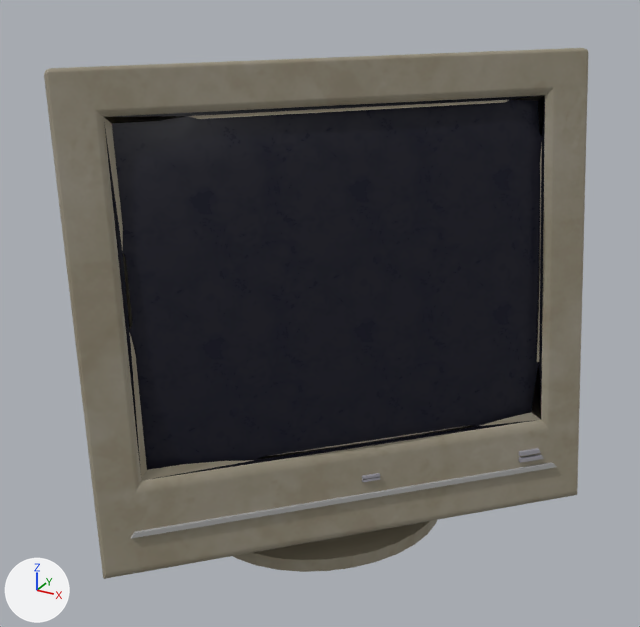
The glTF model Mini-Jam/models/monitor/monitor.glb as it was, and as the next commit left it.
Camera for both pictures: a camera (50 mm lens) standing at (1.77, -7.33, 3.27) and looking at (0.1, -4.28, 1.74). Arrows for +X, +Y and +Z are at lower left; the lights stay in place. Where no turn or scale is listed for an object, it has been applied to the vertices. Vertices at the same position are counted once.

Names of what the first picture shows: 'Cube.009_Material.066_0', 'Cube.009_Material.069_0', 'Cube.010_Material.070_0'.
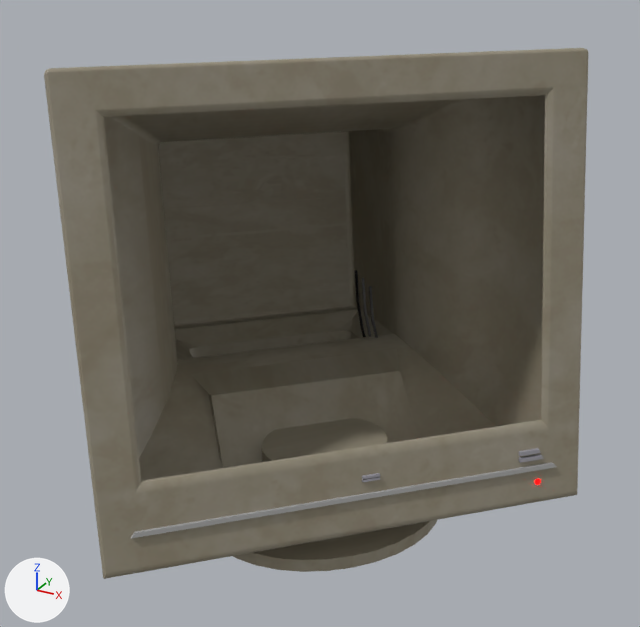
Pixel boxes [x1, y1, x2, y2] of what changed, in the pictures (640 x 627 px):
'Cube.010_Material.070_0', deleted
    before: [104, 95, 545, 480]
part 1 of me_cube_009_material_066_0, deleted
    before: [104, 95, 545, 481]

Patch to the scene script:
```diff
--- a/Mini-Jam/models/monitor/monitor.glb.py
+++ b/Mini-Jam/models/monitor/monitor.glb.py
@@ me_cube_009_material_066_0 @@
 # used by ob_cube_009_material_066_0; location = (0.086, -4.437, 1.967)
-me_cube_009_material_066_0.from_pydata(...)  # 1639 vertices, 3190 faces; spans x -1.0..1.18, y -1.18..1.01, z -0.86..0.92
+me_cube_009_material_066_0.from_pydata(...)  # 1587 vertices, 3142 faces; spans x -1.0..1.18, y -1.18..1.01, z -0.86..0.92
+# me_cube_009_material_066_0 part 1
+# 52 vertices are removed from x -0.15..0.99, y -0.99..0.12, z -0.36..0.77
+# 48 faces are deleted
 me_cube_009_material_066_0.materials.append(mat_material_066)
@@ ob_cube_010_material_070_0 @@
-ob_cube_010_material_070_0 = bpy.data.objects.new('Cube.010_Material.070_0', me_cube_010_material_070_0)
-ob_cube_010_material_070_0.location = (0.028, -4.378, 1.961)
```
